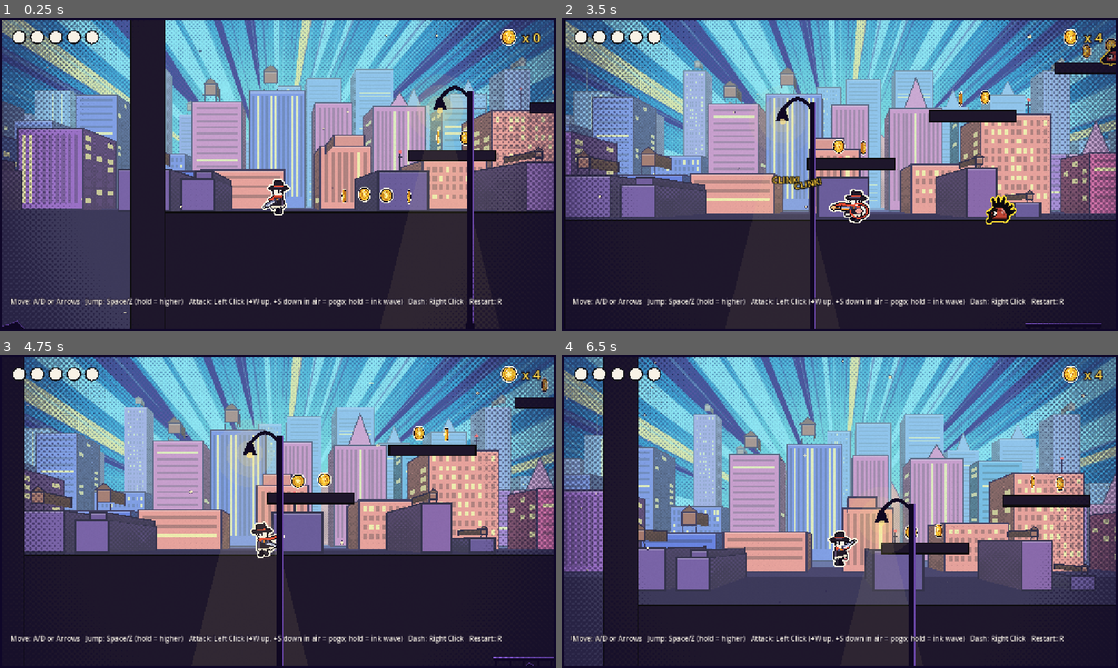
Above: before the commit, frames 1-4 (two rows, left to right).
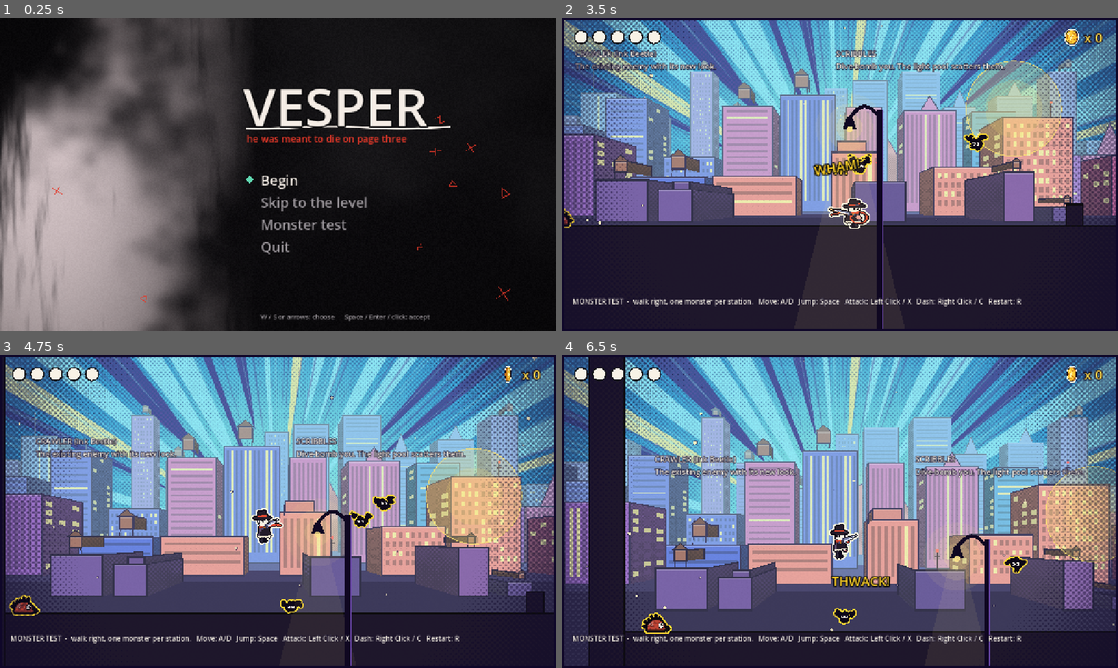
Above: after the commit, the same moments.

Repository: Ridhim-mittal/temp_game_jam
Game: Godot game, scene res://scenes/ui/main_menu.tscn
Same seed, same stepped clock (60 frames per second), same inputs: the game is played once before the commit and once after it. Before the commit the project starts from res://scenes/levels/test_level.tscn.
Inputs (mouse positions are in pixels of both pictures, inside the frame that each line leads up to):
- Up to frame 1 (0.25 s): no input
- Up to frame 2 (3.5 s): click (873, 224) at 0.5 s, where only the run after the commit has a clickable "Monster test"; tap Enter at 1.25 s; move the mouse to (962, 158) at 1.27 s; hold D (move_right) 1.28-2 s; hold X (attack) 1.28-2 s; click (962, 158) at 1.42 s; tap Space (jump) at 1.52, 1.55, 1.82, 3.05 s; drag from (728, 190) to (873, 205) at 2.02 s; move the mouse to (895, 105) at 2.77 s; hold D (move_right) from 2.78 s (still down); hold X (attack) from 2.78 s (still down); click (895, 105) at 2.92 s
- Up to frame 3 (4.75 s): release D (move_right) at 3.5 s; release X (attack) at 3.5 s; drag from (250, 574) to (300, 483) at 3.52 s; move the mouse to (444, 558) at 4.27 s; hold A (move_left) from 4.28 s (still down); hold Space (jump) from 4.28 s (still down); tap Z at 4.35 s; click (444, 558) at 4.42 s
- Up to frame 4 (6.5 s): release A (move_left) at 5 s; release Space (jump) at 5 s; drag from (673, 464) to (1012, 426) at 5.02 s; move the mouse to (867, 511) at 5.77 s; hold S (down) from 5.78 s (still down); hold Space (jump) from 5.78 s (still down); tap Enter at 5.85 s; click (867, 511) at 5.92 s

The runs differ from the first frame. In frame 1, 95% of the frame differs, in the area x 0-100%, y 0-100%; in frame 2, 38%; in frame 3, 55%; in frame 4, 50%.

Commit message:
Add main menu with an ink-wash backdrop
New scenes/ui/main_menu.tscn (now the main scene): Begin plays the opening
cutscene, plus shortcuts to the level and the monster test, and Quit.
Backdrop is a procedural shader (shaders/menu_ink.gdshader).

Co-Authored-By: Claude Opus 5.5 <noreply@anthropic.com>
Claude-Session: https://claude.ai/code/session_01XWnV5FdNUcLJh2xKGqXoVY

Diff:
--- a/project.godot
+++ b/project.godot
@@ -11,7 +11,7 @@
 [application]
 
 config/name="Vesper"
-run/main_scene="res://scenes/levels/test_level.tscn"
+run/main_scene="res://scenes/ui/main_menu.tscn"
 config/features=PackedStringArray("4.7")
 
 [autoload]
--- /dev/null
+++ b/scenes/ui/main_menu.tscn
@@ -0,0 +1,12 @@
+[gd_scene load_steps=2 format=3]
+
+[ext_resource type="Script" path="res://scripts/ui/main_menu.gd" id="1_menu"]
+
+[node name="MainMenu" type="Control"]
+layout_mode = 3
+anchors_preset = 15
+anchor_right = 1.0
+anchor_bottom = 1.0
+grow_horizontal = 2
+grow_vertical = 2
+script = ExtResource("1_menu")
--- /dev/null
+++ b/scripts/ui/main_menu.gd
@@ -0,0 +1,162 @@
+extends Control
+## Main menu. Builds itself in code: ink-wash backdrop (menu_ink.gdshader),
+## title, and a list of entries you can drive with keyboard, gamepad or
+## mouse. Edit ENTRIES to add or change options.
+
+const InkShader = preload("res://shaders/menu_ink.gdshader")
+const RED := Color(0.9, 0.22, 0.16)
+const PALE := Color(0.96, 0.93, 0.9)
+const DIM := Color(0.62, 0.6, 0.62)
+const TEAL := Color(0.38, 0.85, 0.7)
+
+## [label, scene to load ("" = quit)]
+const ENTRIES := [
+	["Begin", "res://scenes/cutscenes/cs_opening.tscn"],
+	["Skip to the level", "res://scenes/levels/test_level.tscn"],
+	["Monster test", "res://scenes/levels/monster_test.tscn"],
+	["Quit", ""],
+]
+
+@export var music := "margins"
+
+var _buttons: Array[Button] = []
+var _time := 0.0
+var _marks: Array = []
+
+
+func _ready() -> void:
+	set_anchors_preset(Control.PRESET_FULL_RECT)
+	get_tree().paused = false
+	Engine.time_scale = 1.0
+
+	var bg := ColorRect.new()
+	bg.set_anchors_preset(Control.PRESET_FULL_RECT)
+	bg.mouse_filter = Control.MOUSE_FILTER_IGNORE
+	var mat := ShaderMaterial.new()
+	mat.shader = InkShader
+	bg.material = mat
+	bg.show_behind_parent = true
+	add_child(bg)
+
+	var title := Label.new()
+	title.text = "VESPER"
+	title.position = Vector2(560, 120)
+	title.add_theme_font_size_override("font_size", 120)
+	title.add_theme_color_override("font_color", PALE)
+	title.add_theme_color_override("font_outline_color", Color(0.02, 0.02, 0.03))
+	title.add_theme_constant_override("outline_size", 14)
+	add_child(title)
+
+	var tag := Label.new()
+	tag.text = "he was meant to die on page three"
+	tag.position = Vector2(568, 262)
+	tag.add_theme_font_size_override("font_size", 22)
+	tag.add_theme_color_override("font_color", RED)
+	add_child(tag)
+
+	var list := VBoxContainer.new()
+	list.position = Vector2(600, 350)
+	list.add_theme_constant_override("separation", 6)
+	add_child(list)
+	var empty := StyleBoxEmpty.new()
+	for entry in ENTRIES:
+		var b := Button.new()
+		b.text = entry[0]
+		b.flat = true
+		b.alignment = HORIZONTAL_ALIGNMENT_LEFT
+		b.add_theme_font_size_override("font_size", 32)
+		b.add_theme_color_override("font_color", DIM)
+		b.add_theme_color_override("font_hover_color", PALE)
+		b.add_theme_color_override("font_focus_color", PALE)
+		b.add_theme_color_override("font_pressed_color", RED)
+		for s in ["normal", "hover", "pressed", "focus"]:
+			b.add_theme_stylebox_override(s, empty)
+		b.pressed.connect(_choose.bind(entry[1]))
+		b.mouse_entered.connect(b.grab_focus)
+		list.add_child(b)
+		_buttons.append(b)
+	_buttons[0].grab_focus()
+
+	var hint := Label.new()
+	hint.text = "W / S or arrows: choose      Space / Enter / click: accept"
+	hint.position = Vector2(600, 676)
+	hint.add_theme_font_size_override("font_size", 15)
+	hint.add_theme_color_override("font_color", DIM)
+	add_child(hint)
+
+	# scattered red scribble marks, like notes scratched on the page
+	var rng := RandomNumberGenerator.new()
+	rng.seed = 31
+	for i in 9:
+		_marks.append({"p": Vector2(rng.randf_range(40, 1240), rng.randf_range(40, 680)),
+			"r": rng.randf_range(0.0, TAU), "s": rng.randf_range(7.0, 15.0), "k": rng.randi() % 3})
+
+	var player := get_node_or_null("/root/Music")
+	if player and music != "":
+		player.play(music)
+
+
+func _process(delta: float) -> void:
+	_time += delta
+	queue_redraw()
+
+
+func _unhandled_input(event: InputEvent) -> void:
+	# W/S and the game's own jump/attack keys also work in the menu
+	var focused := get_viewport().gui_get_focus_owner()
+	var i := _buttons.find(focused)
+	if i < 0:
+		return
+	var pick := event.is_action_pressed("jump")
+	var step := 0
+	if event.is_action_pressed("up"):
+		step = -1
+	elif event.is_action_pressed("down"):
+		step = 1
+	if not pick and step == 0:
+		return
+	get_viewport().set_input_as_handled()  # before the scene can change
+	if pick:
+		_buttons[i].pressed.emit()
+	else:
+		_buttons[(i + step + _buttons.size()) % _buttons.size()].grab_focus()
+
+
+func _choose(scene: String) -> void:
+	if scene == "":
+		get_tree().quit()
+	else:
+		get_tree().change_scene_to_file(scene)
+
+
+func _draw() -> void:
+	# red scratch marks
+	for m in _marks:
+		draw_set_transform(m.p, m.r + sin(_time * 0.6 + m.s) * 0.05)
+		var s: float = m.s
+		var c := Color(RED, 0.75)
+		match m.k:
+			0:
+				draw_polyline(PackedVector2Array([Vector2(-s, s * 0.6), Vector2(0, -s), Vector2(s, s * 0.6), Vector2(-s, s * 0.6)]), c, 2.0)
+			1:
+				draw_line(Vector2(-s, -s), Vector2(s, s), c, 2.0)
+				draw_line(Vector2(s, -s), Vector2(-s, s), c, 2.0)
+			_:
+				draw_polyline(PackedVector2Array([Vector2(-s, 0), Vector2(-s * 0.3, -s * 0.7), Vector2(s * 0.2, s * 0.5), Vector2(s, -s * 0.2)]), c, 2.0)
+	draw_set_transform(Vector2.ZERO)
+
+	# ink-brush underline under the title
+	var pts := PackedVector2Array()
+	for i in 24:
+		var k := i / 23.0
+		pts.append(Vector2(566 + k * 470.0, 252 + sin(k * 9.0 + 1.0) * 2.5))
+	draw_polyline(pts, PALE, 4.0, true)
+
+	# marker beside the focused entry: a small teal diamond with a line to it
+	var focused := get_viewport().gui_get_focus_owner()
+	if focused in _buttons:
+		var y: float = focused.global_position.y + focused.size.y * 0.5
+		var x := 572.0 + sin(_time * 5.0) * 3.0
+		var d := 9.0
+		draw_colored_polygon(PackedVector2Array([Vector2(x, y - d), Vector2(x + d, y), Vector2(x, y + d), Vector2(x - d, y)]), TEAL)
+		draw_line(Vector2(120, y), Vector2(x - d - 6.0, y), Color(TEAL, 0.5), 2.0)
--- /dev/null
+++ b/shaders/menu_ink.gdshader
@@ -0,0 +1,52 @@
+shader_type canvas_item;
+// Main-menu backdrop: a dark, smeared ink-wash page. Pale paper shows
+// through on the left where the ink was dragged downward; the right side is
+// near-black with faint blots. Slowly drifts so the page feels alive.
+
+uniform vec4 ink : source_color = vec4(0.045, 0.04, 0.05, 1.0);
+uniform vec4 paper : source_color = vec4(0.93, 0.86, 0.87, 1.0);
+uniform float drift_speed = 0.012;
+
+float hash(vec2 p) {
+	return fract(sin(dot(p, vec2(127.1, 311.7))) * 43758.5453);
+}
+
+float noise(vec2 p) {
+	vec2 i = floor(p);
+	vec2 f = fract(p);
+	f = f * f * (3.0 - 2.0 * f);
+	return mix(mix(hash(i), hash(i + vec2(1.0, 0.0)), f.x),
+		mix(hash(i + vec2(0.0, 1.0)), hash(i + vec2(1.0, 1.0)), f.x), f.y);
+}
+
+float fbm(vec2 p) {
+	float v = 0.0;
+	float a = 0.5;
+	for (int i = 0; i < 5; i++) {
+		v += a * noise(p);
+		p *= 2.03;
+		a *= 0.5;
+	}
+	return v;
+}
+
+void fragment() {
+	vec2 uv = UV;
+	float t = TIME * drift_speed;
+	// big soft blots, then stretch the noise vertically so it reads as ink
+	// dragged down the page
+	float blots = fbm(vec2(uv.x * 2.2 + t, uv.y * 1.3 - t * 0.6));
+	float streaks = fbm(vec2(uv.x * 14.0, uv.y * 1.1 + t * 2.0));
+	float fine = fbm(vec2(uv.x * 60.0, uv.y * 5.0));
+	// paper only breaks through on the left third
+	float side = smoothstep(0.46, 0.04, uv.x);
+	float light = smoothstep(0.36, 0.56, blots + 0.2 * side) * sqrt(side);
+	light *= smoothstep(0.2, 0.5, streaks * 0.75 + fine * 0.35);
+	// faint darker clouds across the rest
+	float cloud = smoothstep(0.35, 0.8, fbm(uv * vec2(3.0, 2.2) + vec2(-t, t))) * 0.05;
+	vec3 col = mix(ink.rgb + cloud, paper.rgb, clamp(light, 0.0, 1.0));
+	// paper grain and a vignette
+	col += (hash(uv * vec2(1280.0, 720.0)) - 0.5) * 0.035;
+	col *= 1.0 - 0.35 * dot(uv - 0.5, uv - 0.5) * 2.0;
+	COLOR = vec4(col, 1.0);
+}
Not shown, added: scripts/ui/main_menu.gd.uid
Not shown, added: shaders/menu_ink.gdshader.uid
